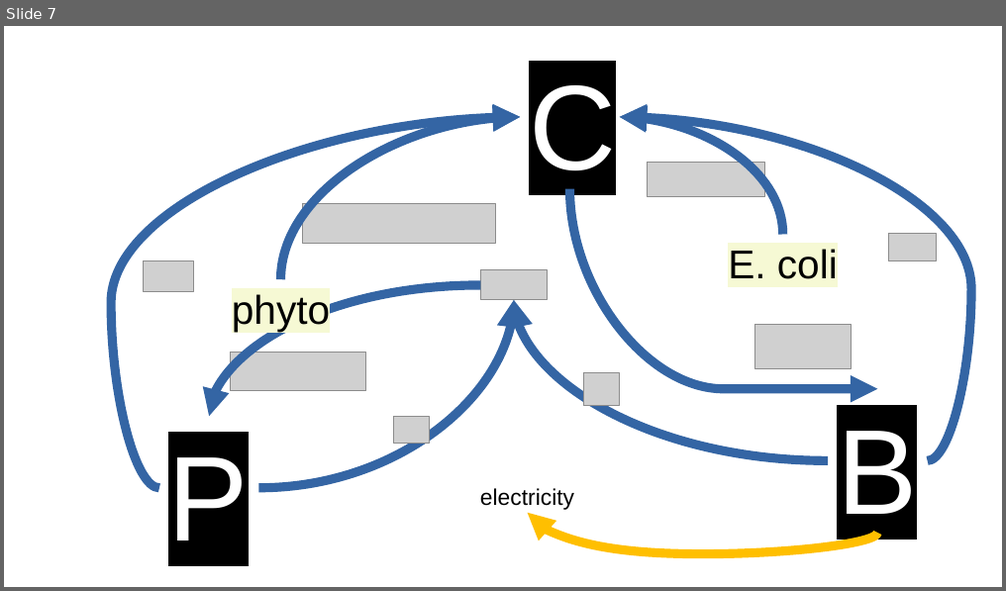
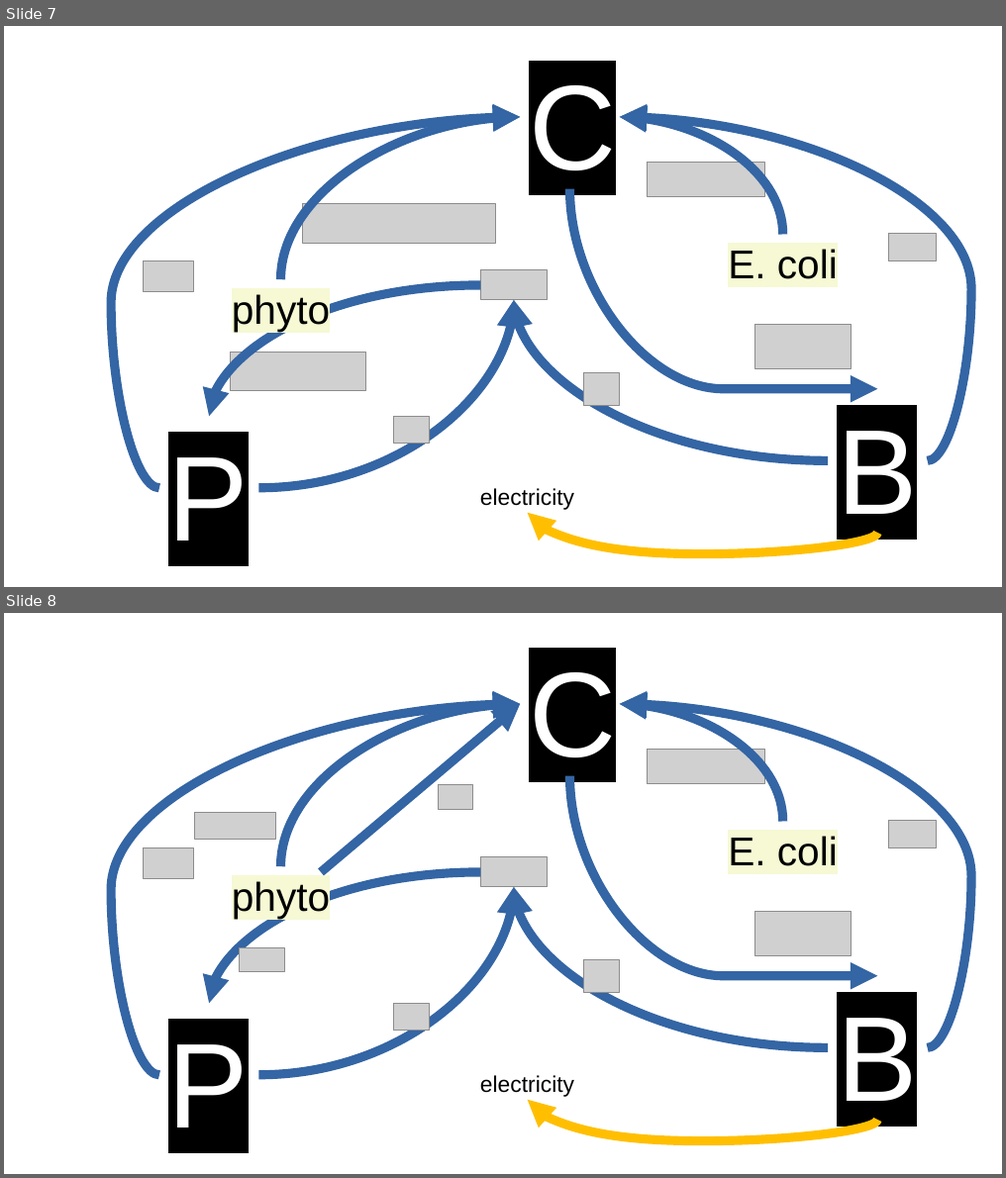
Before and after one commit to ph-u/PhyBac_C-Capture, a slide deck: sandbox/diagrams.odp. Shown one above the other, each under a label of ours: slide 7 before the commit, slides 7 and 8 after it. The pictures are 1006x591 and 1006x1178 pixels, drawn with LibreOffice and Linux fonts; fonts in the diff are those of the drawing; grey boxes stand for pictures. Boxes give left, top, right and bottom in pixels: in the first picture for what was removed or moved away, otherwise in the second. Text is boxed around its words. In the diff, an @@ line names an element or a change of style, - is before the commit and + after.

```diff
--- a/sandbox/diagrams.odp
+++ b/sandbox/diagrams.odp
@@ slide 8 added at (x1=4, y1=613, x2=1002, y2=1174), background #FFFFFF @@
@@ text added at (x1=529, y1=672, x2=616, y2=778), 96 pt, text #FFFFFF @@
+C
@@ curved arrow added from (159, 1075) to (520, 704), #3465A4 7.2 pt @@
@@ curved arrow added from (281, 866) to (520, 704), #3465A4 7.2 pt @@
@@ arrow added from (321, 872) to (520, 704), #3465A4 7.2 pt @@
@@ curved arrow added from (928, 1049) to (620, 704), #3465A4 7.2 pt @@
@@ curved arrow added from (783, 821) to (620, 704), #3465A4 7.2 pt @@
@@ picture added at (x1=647, y1=749, x2=764, y2=784) @@
@@ picture added at (x1=439, y1=785, x2=472, y2=809) @@
@@ curved arrow added from (570, 776) to (878, 976), #3465A4 7.2 pt @@
@@ picture added at (x1=194, y1=812, x2=275, y2=840) @@
@@ picture added at (x1=889, y1=820, x2=937, y2=849) @@
@@ picture added at (x1=144, y1=849, x2=194, y2=879) @@
@@ text added at (x1=728, y1=836, x2=838, y2=866), 32 pt, text #000000 @@
+E. coli
@@ curved arrow added from (480, 872) to (210, 1003), #3465A4 7.2 pt @@
@@ picture added at (x1=480, y1=858, x2=548, y2=887) @@
@@ text added at (x1=232, y1=881, x2=330, y2=919), 32 pt, text #000000 @@
+phyto
@@ curved arrow added from (259, 1075) to (514, 887), #3465A4 7.2 pt @@
@@ curved arrow added from (828, 1049) to (514, 887), #3465A4 7.2 pt @@
@@ picture added at (x1=755, y1=912, x2=850, y2=957) @@
@@ picture added at (x1=240, y1=948, x2=285, y2=971) @@
@@ picture added at (x1=583, y1=959, x2=620, y2=993) @@
@@ picture added at (x1=393, y1=1003, x2=430, y2=1031) @@
@@ text added at (x1=837, y1=1018, x2=917, y2=1123), 96 pt, text #FFFFFF @@
+B
@@ text added at (x1=168, y1=1045, x2=249, y2=1128), 96 pt, text #FFFFFF @@
+P
@@ text added at (x1=480, y1=1075, x2=574, y2=1097), 18 pt, text #000000 @@
+electricity
@@ curved arrow added from (878, 1120) to (528, 1100), #FFBF00 7.2 pt @@
```
Also in this commit, not shown: 1 other file.
